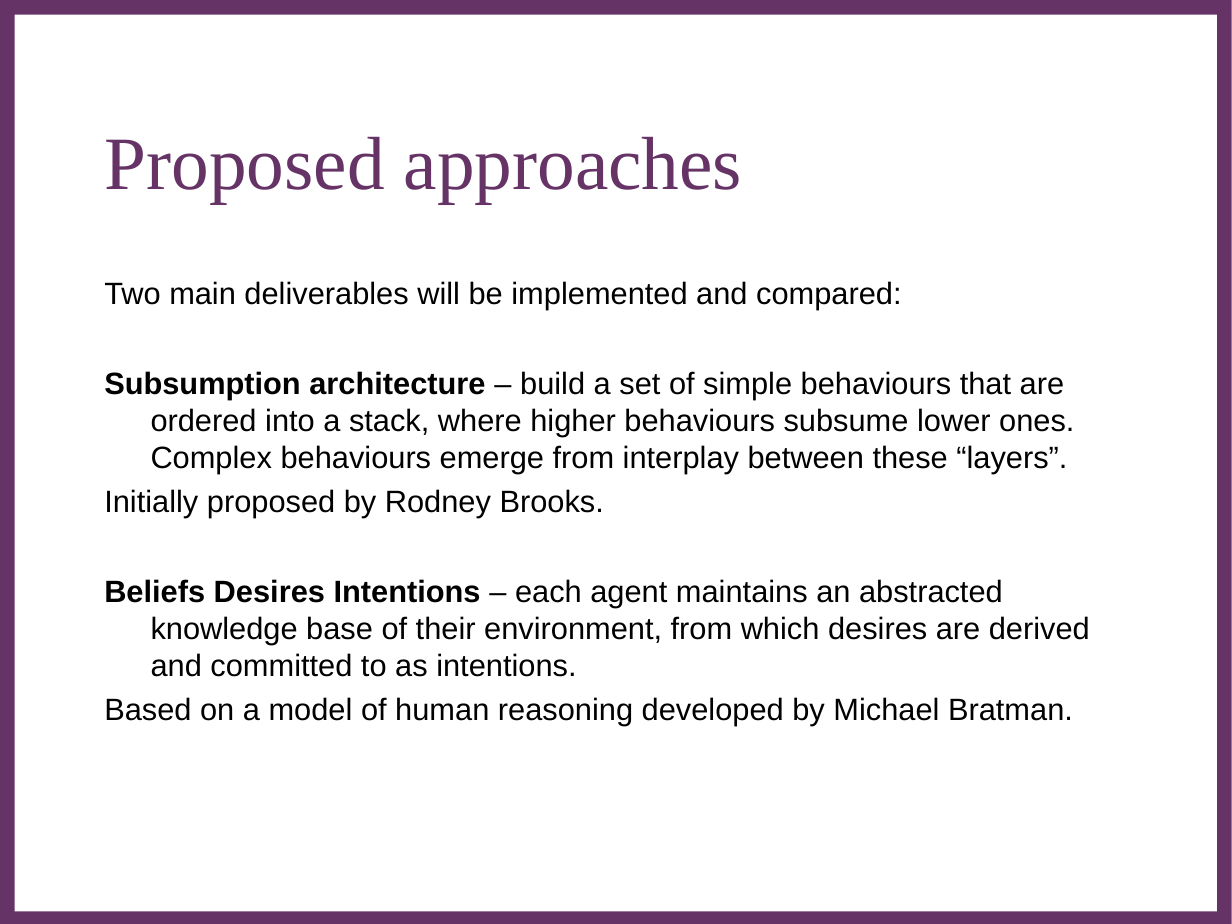
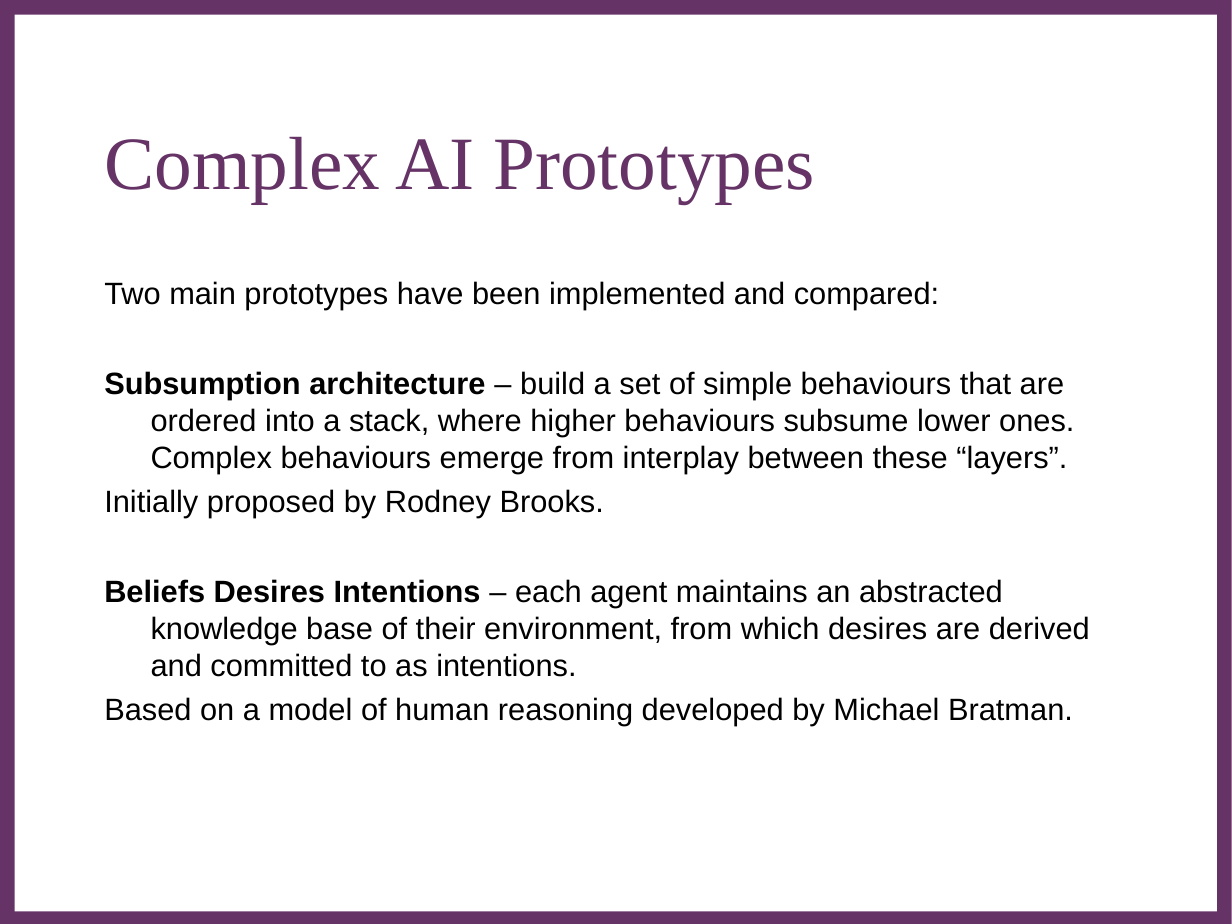
Before and after one commit to Metapyziks/Zombles, a slide deck: slide 6 of Documents/Presentation/zombles.ppt. Drawn at 1232x924 pixels with LibreOffice and Linux fonts; fonts in the diff are those of the drawing; background and template pictures are left out. Boxes give left, top, right and bottom in pixels: in the first picture for what was removed or moved away, otherwise in the second. Text is boxed around its words. In the diff, an @@ line names an element or a change of style, - is before the commit and + after.

```diff
--- a/Documents/Presentation/zombles.ppt
+++ b/Documents/Presentation/zombles.ppt
@@ title at [105, 136, 815, 203]: text changed @@
-Proposed approaches
+Complex AI Prototypes
@@ text at [104, 281, 939, 310]: text changed @@
-Two main deliverables will be implemented and compared:
+Two main prototypes have been implemented and compared:
```
Also in this commit, not shown: 4 other slides changed, 5 slides added, 5 slides removed.
